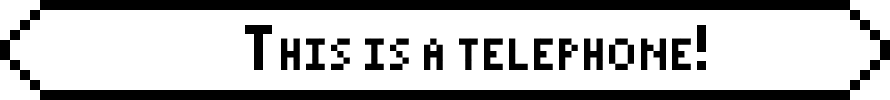
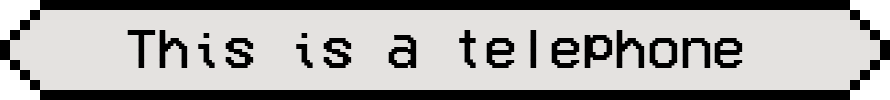
Layers edited between the first and the second 890x100 image:
painted on "Vector Smart Object" over (10, 10, 880, 90)
